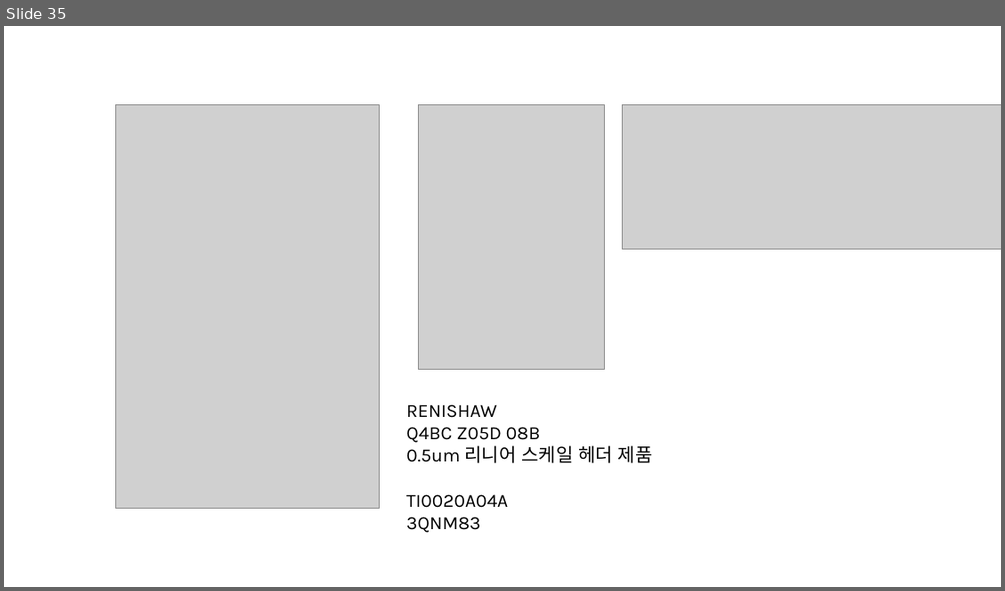
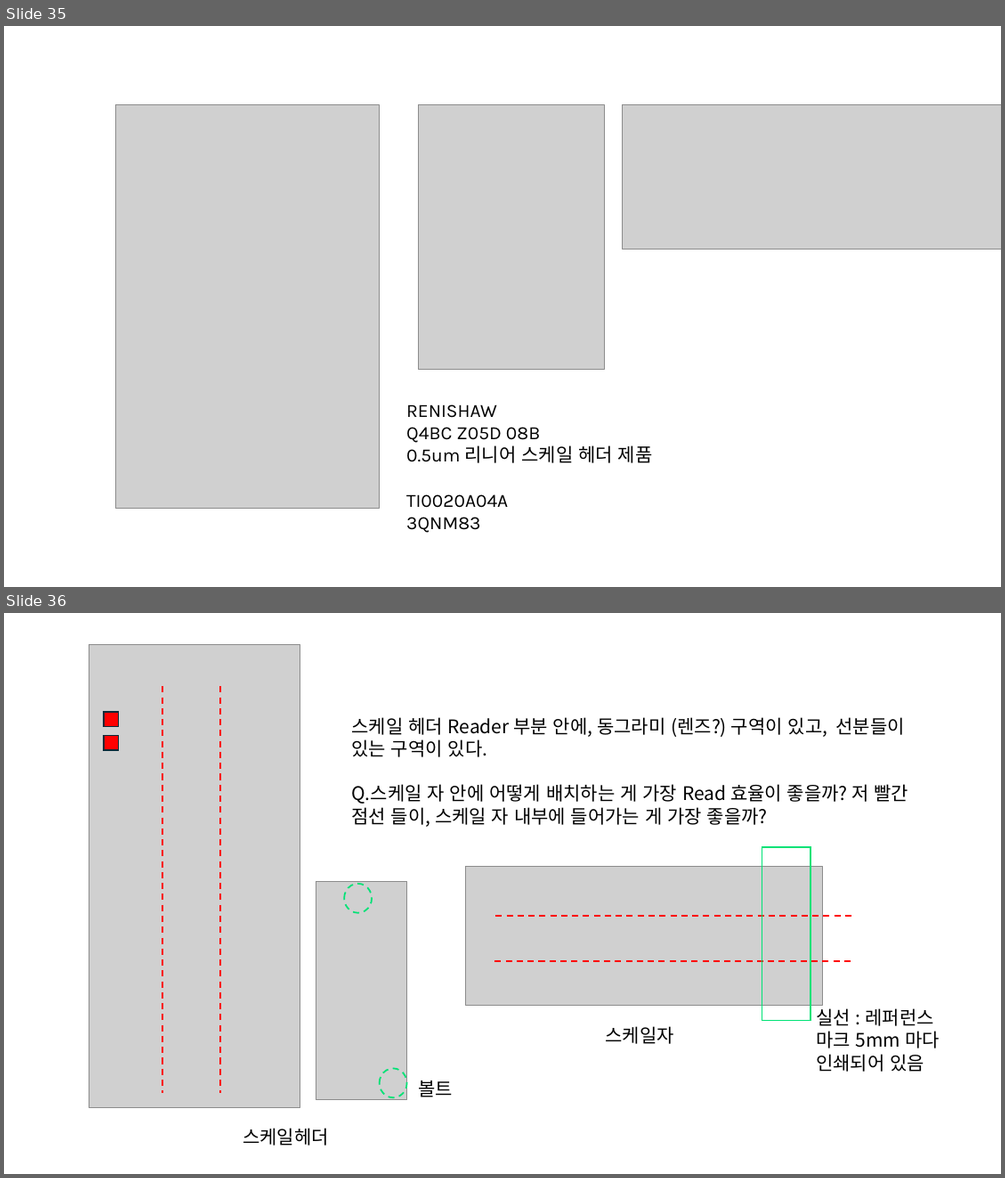
Before and after one commit to yhh503-sudo/Mater-Degree-2026, a slide deck: Document 26.09.01/논문 자료.pptx. Shown one above the other, each under a label of ours: slide 35 before the commit, slides 35 and 36 after it. The pictures are 1005x591 and 1005x1178 pixels, drawn with LibreOffice and Linux fonts; fonts in the diff are those of the drawing; grey boxes stand for pictures. Boxes give left, top, right and bottom in pixels: in the first picture for what was removed or moved away, otherwise in the second. Text is boxed around its words. In the diff, an @@ line names an element or a change of style, - is before the commit and + after.

Commit message:
리니어 스케일 자료 업데이트

```diff
--- a/Document 26.09.01/논문 자료.pptx
+++ b/Document 26.09.01/논문 자료.pptx
@@ slide 36 added at (4, 613, 1001, 1174), background #FFFFFF @@
@@ picture added at (89, 644, 301, 1107) @@
@@ line added from (162, 686) to (162, 1093), #FF0000 1.5 pt dashed @@
@@ line added from (220, 686) to (220, 1093), #FF0000 1.5 pt dashed @@
@@ rectangle added at (104, 712, 119, 727), fill #FF0000, outline #092A39 1.5 pt @@
@@ text added at (351, 717, 909, 827), 18 pt, text #000000 @@
+스케일 헤더 Reader 부분 안에, 동그라미 (렌즈?) 구역이 있고, 선분들이 있는 구역이 있다.
+Q.스케일 자 안에 어떻게 배치하는 게 가장 Read 효율이 좋을까? 저 빨간 점선 들이, 스케일 자 내부에 들어가는 게 가장 좋을까?
@@ rectangle added at (104, 736, 119, 751), fill #FF0000, outline #092A39 1.5 pt @@
@@ rectangle added at (762, 847, 811, 1021), outline #00E276 1.5 pt @@
@@ picture added at (466, 867, 823, 1005) @@
@@ picture added at (316, 882, 407, 1100) @@
@@ ellipse added at (344, 884, 372, 913), outline #00E276 1.5 pt dashed @@
@@ line added from (495, 916) to (856, 916), #FF0000 1.5 pt dashed @@
@@ line added from (494, 962) to (855, 962), #FF0000 1.5 pt dashed @@
@@ text added at (816, 1008, 939, 1071), 18 pt, text #000000 @@
+실선 : 레퍼런스 마크 5mm 마다 인쇄되어 있음
@@ text added at (606, 1026, 674, 1044), 18 pt, text #000000 @@
+스케일자
@@ ellipse added at (380, 1069, 407, 1097), outline #00E276 1.5 pt dashed @@
@@ text added at (418, 1080, 453, 1097), 18 pt, text #000000 @@
+볼트
@@ text added at (243, 1127, 329, 1145), 18 pt, text #000000 @@
+스케일헤더
```
Also in this commit, not shown: 3 other slides added.
